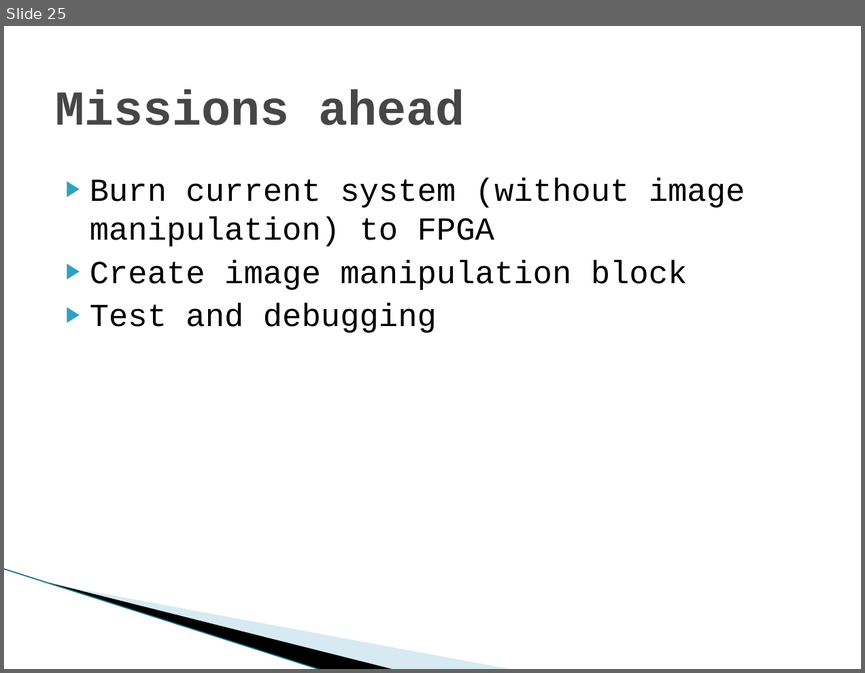
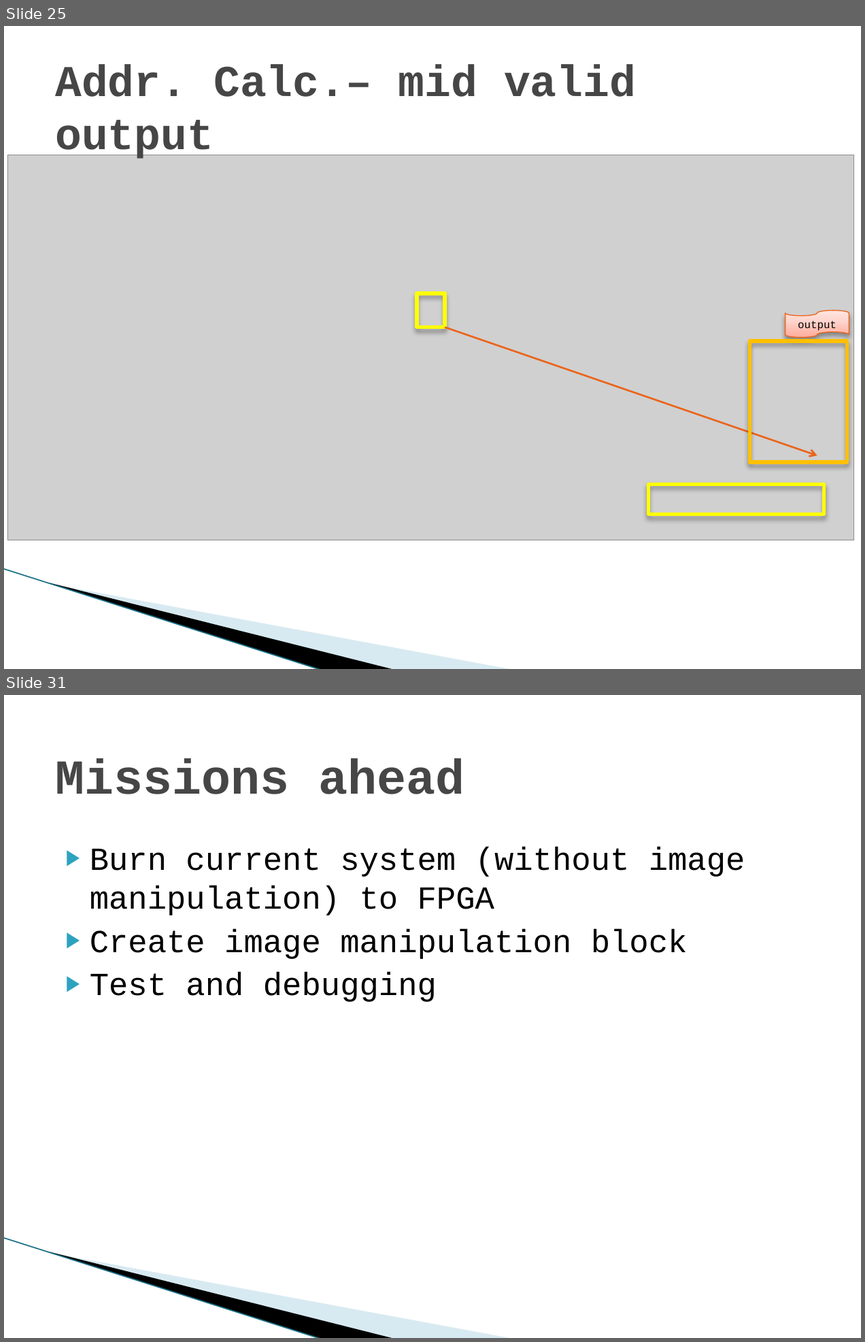
Before and after one commit to shizzz88/image-rotation-technion-ee, a slide deck: Presentation/Final_part_A_Presentation.pptx. Shown one above the other, each under a label of ours: slide 25 before the commit, slides 25 and 31 after it; the slides between them are not shown. The pictures are 865x673 and 865x1342 pixels, drawn with LibreOffice and Linux fonts; fonts in the diff are those of the drawing; grey boxes stand for pictures; background and template pictures are left out. Boxes give left, top, right and bottom in pixels: in the first picture for what was removed or moved away, otherwise in the second. Text is boxed around its words. In the diff, an @@ line names an element or a change of style, - is before the commit and + after.

```diff
--- a/Presentation/Final_part_A_Presentation.pptx
+++ b/Presentation/Final_part_A_Presentation.pptx
@@ slide 25 added at (x1=4, y1=26, x2=861, y2=669), background #FFFFFF; not listed: 3 template elements that a slide beside it also shows @@
@@ title added at (x1=55, y1=65, x2=636, y2=161), 37 pt, text #464646, bold @@
+Addr. Calc.– mid valid output
@@ picture added at (x1=7, y1=155, x2=854, y2=540) @@
@@ rectangle added at (x1=417, y1=293, x2=445, y2=327), outline #FFFF00 3 pt @@
@@ flow chart punched tape added at (x1=785, y1=310, x2=849, y2=337), fill gradient #FFAC9C to #FFD8D2 to #FFE4DF, outline #EB641B 0.75 pt, 9 pt, text #000000 @@
+output
@@ arrow added from (445, 327) to (817, 455), #EB641B 1.5 pt @@
@@ rectangle added at (x1=749, y1=340, x2=847, y2=461), outline #FFC000 3 pt @@
@@ rectangle added at (x1=649, y1=484, x2=824, y2=514), outline #FFFF00 3 pt @@
@@ what was slide 25 is now slide 31 @@
```
Also in this commit, not shown: 3 slides changed, 5 other slides added, 2 other files.
